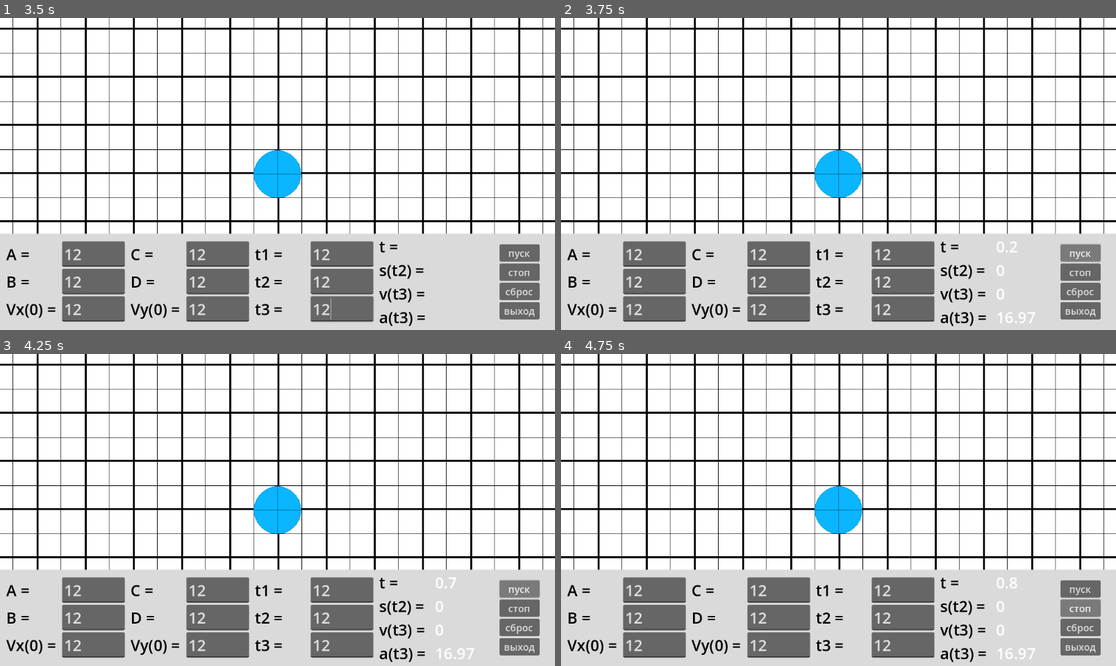
Above: before the commit, frames 1-4 (two rows, left to right).
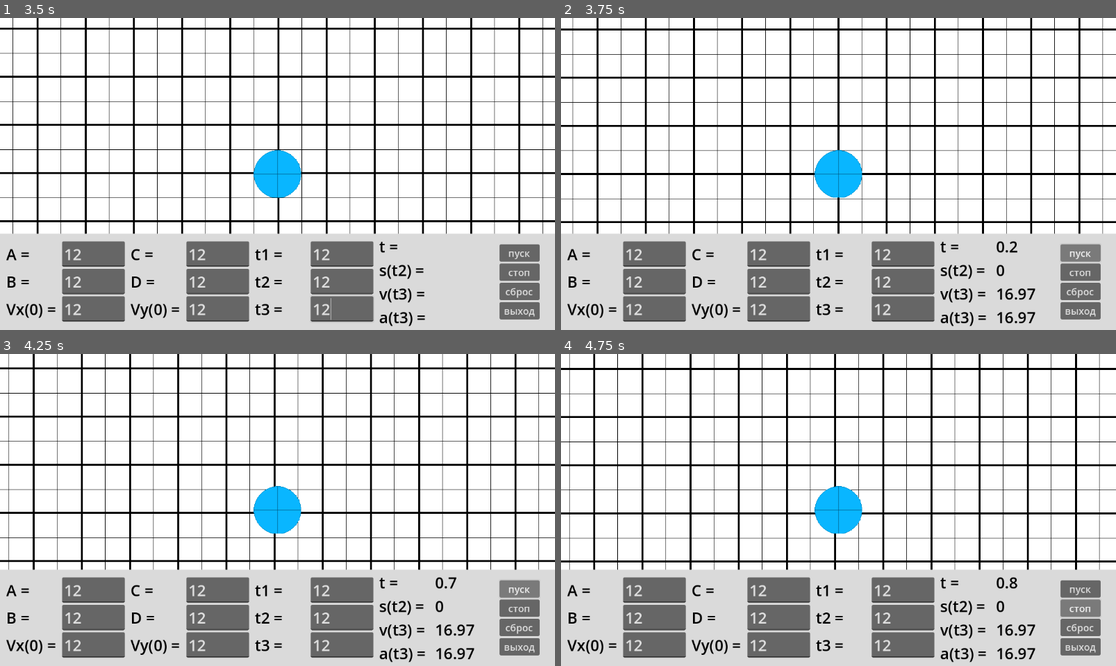
Above: after the commit, the same moments.

Repository: Null-oh/physics6sem
Game: Godot game, scene res://start.tscn
Two runs of this game, one before a commit and one after it. Both use one fixed random seed, a clock stepped at 60 frames per second and the inputs below.
Inputs (mouse positions are in pixels of both pictures, inside the frame that each line leads up to):
- Up to frame 1 (3.5 s): click "Задания 1, 2" at 0.5 s; click (94, 255) at 1.27 s; type "12" at 1.35 s; click (94, 280) at 1.5 s; type "12" at 1.58 s; click (94, 308) at 1.73 s; type "12" at 1.82 s; click (216, 255) at 2.02 s; type "12" at 2.1 s; click (216, 280) at 2.25 s; type "12" at 2.33 s; click (216, 308) at 2.48 s; type "12" at 2.57 s; click (344, 255) at 2.77 s; type "12" at 2.85 s; click (344, 280) at 3 s; type "12" at 3.08 s; click (344, 308) at 3.23 s; type "12" at 3.32 s
- Up to frame 2 (3.75 s): click "пуск" at 3.5 s
- Up to frame 3 (4.25 s): no input
- Up to frame 4 (4.75 s): click "стоп" at 4.25 s

Frame 1 is identical in both runs. In frame 2, 12% of the frame differs, in the area x 0-100%, y 0-98%; in frame 3, 17%; in frame 4, 17%.

Commit message:
third fixes

Diff:
--- a/three/three.gd
+++ b/three/three.gd
@@ -59,13 +59,17 @@
 func _process(delta):
 	if not simulation: return
 
+	x += vx * delta
+	y += vy * delta
+
 	if t < t2:
 		t += delta
+
 		#ax = a + b*t
 		#ay = c + d*t
 
-		x += vx * delta
-		y += vy * delta
+		#x += vx * delta
+		#y += vy * delta
 
 		if t >= t1:
 			vx += accelx * delta
@@ -159,10 +163,13 @@
 
 func _on_start_pressed():
 	read()
+	vx = vx0
+	vy = vy0
 	v = sqrt(vx**2 + vy**2)
 	t = 0
 	x = 0
 	y = 0
+	s = 0
 	simulation = true
 
 func _on_stop_pressed():
--- a/three/three.tscn
+++ b/three/three.tscn
@@ -208,6 +208,7 @@
 [node name="tvalue" type="Label" parent="info/back/MarginContainer/HBoxContainer/out/t"]
 custom_minimum_size = Vector2(130, 0)
 layout_mode = 2
+theme_override_colors/font_color = Color(0, 0, 0, 1)
 theme_override_font_sizes/font_size = 32
 
 [node name="s" type="HBoxContainer" parent="info/back/MarginContainer/HBoxContainer/out"]
@@ -223,6 +224,7 @@
 [node name="svalue" type="Label" parent="info/back/MarginContainer/HBoxContainer/out/s"]
 custom_minimum_size = Vector2(130, 0)
 layout_mode = 2
+theme_override_colors/font_color = Color(0, 0, 0, 1)
 theme_override_font_sizes/font_size = 32
 
 [node name="v" type="HBoxContainer" parent="info/back/MarginContainer/HBoxContainer/out"]
@@ -238,6 +240,7 @@
 [node name="vvalue" type="Label" parent="info/back/MarginContainer/HBoxContainer/out/v"]
 custom_minimum_size = Vector2(130, 0)
 layout_mode = 2
+theme_override_colors/font_color = Color(0, 0, 0, 1)
 theme_override_font_sizes/font_size = 32
 
 [node name="a" type="HBoxContainer" parent="info/back/MarginContainer/HBoxContainer/out"]
@@ -253,6 +256,7 @@
 [node name="avalue" type="Label" parent="info/back/MarginContainer/HBoxContainer/out/a"]
 custom_minimum_size = Vector2(130, 0)
 layout_mode = 2
+theme_override_colors/font_color = Color(0, 0, 0, 1)
 theme_override_font_sizes/font_size = 32
 
 [node name="buttons" type="VBoxContainer" parent="info/back/MarginContainer/HBoxContainer"]
